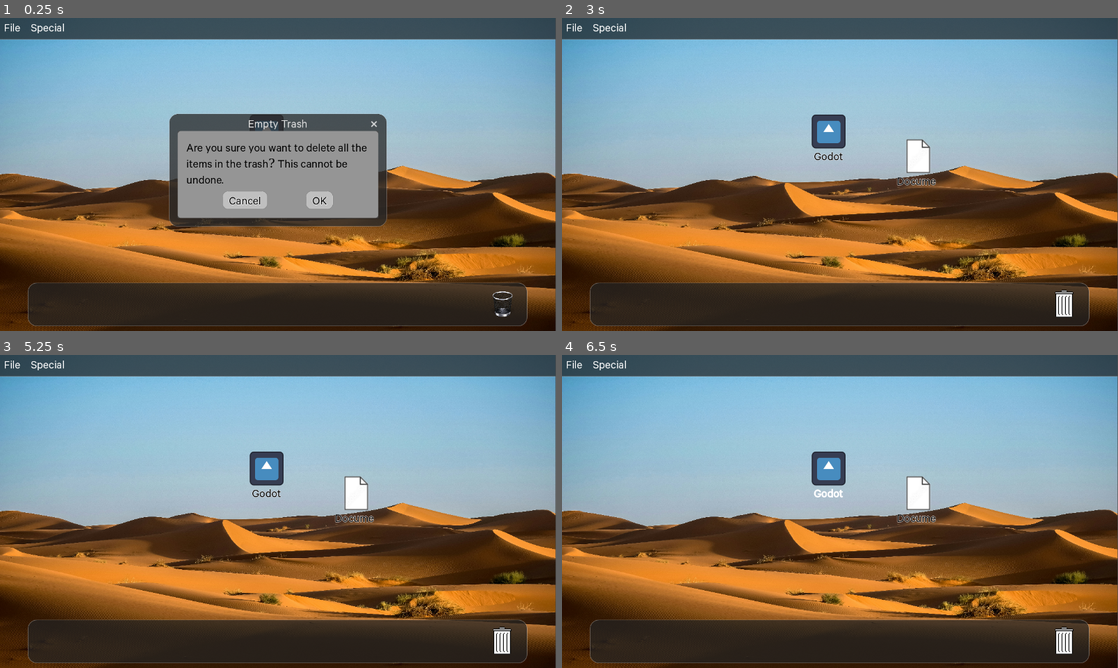
Above: before the commit, frames 1-4 (two rows, left to right).
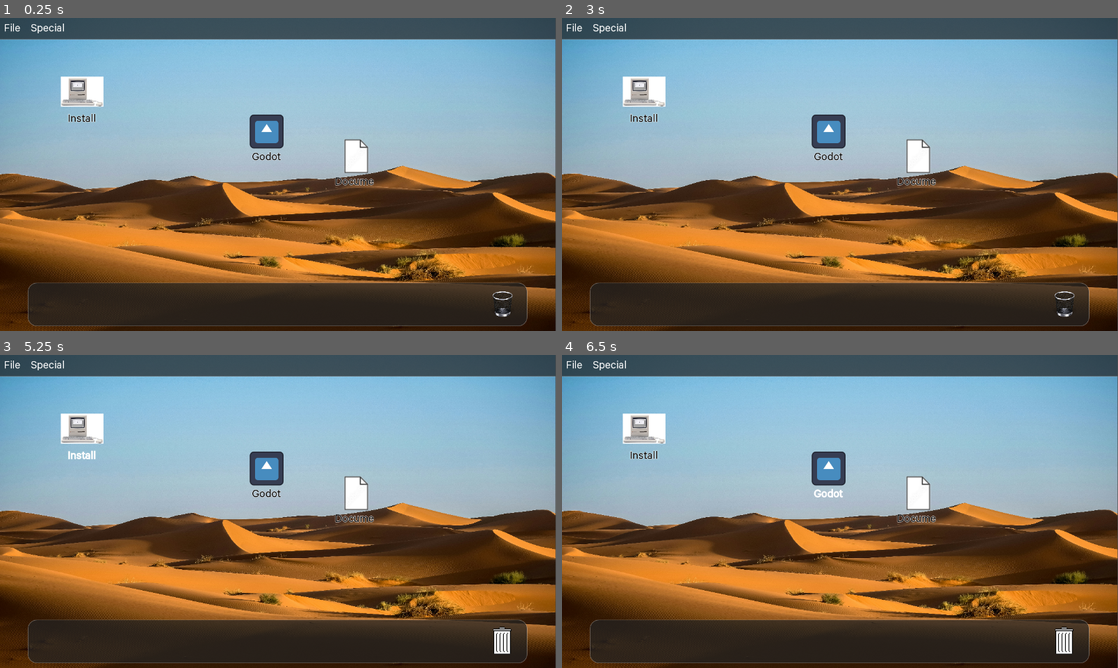
Above: after the commit, the same moments.

Repository: ee0pdt/gwj-78-erase
Game: Godot game, scene res://level/os3.tscn
The game is run twice, just before and just after one commit, with the same random seed, the same clock (stepped at 60 frames per second) and the same inputs. The engine's default icon, where the game draws it, is replaced by a stand-in: a white triangle on a blue panel in a dark square.
Inputs (mouse positions are in pixels of both pictures, inside the frame that each line leads up to):
- Up to frame 1 (0.25 s): no input
- Up to frame 2 (3 s): click (645, 102) at 0.5 s, where only the run after the commit has a clickable "Install"; click "Godot" at 1.25 s; click "Document" at 2 s; click (878, 199) at 2.75 s, where only the run before the commit has a clickable "OK"
- Up to frame 3 (5.25 s): click (500, 627) at 3.5 s; click (500, 627) at 4.25 s; click (83, 439) at 5 s, where only the run after the commit has a clickable "Install"
- Up to frame 4 (6.5 s): click "Godot" at 5.75 s

The runs differ from the first frame. In frame 1, 14% of the frame differs, in the area x 10-70%, y 18-67%; in frame 2, 1.1%; in frame 3, 0.8%; in frame 4, 0.8%.

Commit message:
Adding installer

Diff:
--- a/file_system_items/application/application.gd
+++ b/file_system_items/application/application.gd
@@ -1,6 +1,5 @@
+extends FileSystemItem
 class_name Application
-extends FileSystemItem
-
 
 func get_type() -> String:
 	return "application"
--- a/file_system_items/file_system_item/file_system_item.gd
+++ b/file_system_items/file_system_item/file_system_item.gd
@@ -15,6 +15,7 @@
 	alignment = HORIZONTAL_ALIGNMENT_CENTER
 	self.mouse_entered.connect(_handle_mouse_entered)
 	self.button_up.connect(_handle_mouseup)
+	self.add_to_group("FileSystemItems")
 
 
 func _handle_mouse_entered() -> void:
--- /dev/null
+++ b/file_system_items/installer/installer.gd
@@ -0,0 +1,20 @@
+extends Application
+class_name Installer
+
+
+func get_type() -> String:
+	return "application"
+
+
+func _handle_mouseup() -> void:
+	print("installer clicked")
+	GameEvents.item_clicked.emit(self)
+
+
+func _gui_input(event: InputEvent) -> void:
+	if event is InputEventMouseButton:
+		var mouse_event = event as InputEventMouseButton
+		if mouse_event.button_index == MOUSE_BUTTON_LEFT and mouse_event.double_click:
+			# Handle double click here
+			print("Double click detected!")
+			GameEvents.attempt_install.emit()
--- /dev/null
+++ b/file_system_items/installer/installer.tscn
@@ -0,0 +1,21 @@
+[gd_scene load_steps=4 format=3 uid="uid://b27g4gvam75qu"]
+
+[ext_resource type="Texture2D" uid="uid://d2d735ao0w1je" path="res://assets/images/mac_plus.jpeg" id="1_t87j5"]
+[ext_resource type="Script" uid="uid://dnq6bg2gvclq3" path="res://file_system_items/installer/installer.gd" id="2_t87j5"]
+[ext_resource type="PackedScene" uid="uid://7aid857rtjr5" path="res://file_system_items/file_system_item/file_system_item_state_machine.tscn" id="3_kyvr6"]
+
+[node name="Installer" type="Button"]
+offset_right = 80.0
+offset_bottom = 80.0
+text = "Install"
+icon = ExtResource("1_t87j5")
+flat = true
+autowrap_mode = 1
+icon_alignment = 1
+vertical_icon_alignment = 2
+expand_icon = true
+script = ExtResource("2_t87j5")
+
+[node name="StateMachine" parent="." instance=ExtResource("3_kyvr6")]
+
+[connection signal="gui_input" from="." to="." method="_on_gui_input"]
--- /dev/null
+++ b/install_window/install_window.gd
@@ -0,0 +1,5 @@
+extends Window
+
+
+func set_info(info: String):
+	%Label.text = info
--- a/install_window/install_window.tscn
+++ b/install_window/install_window.tscn
@@ -1,13 +1,12 @@
 [gd_scene load_steps=2 format=3 uid="uid://cwrx8tafveswp"]
 
-[ext_resource type="Script" uid="uid://cgvc3brkqnpix" path="res://window_2.gd" id="1_gnn15"]
+[ext_resource type="Script" uid="uid://bnwnno5v2x05h" path="res://install_window/install_window.gd" id="1_gnn15"]
 
-[node name="Install window" type="Window"]
+[node name="InstallWindow" type="Window"]
 auto_translate_mode = 1
 title = "Installation"
 initial_position = 1
 size = Vector2i(320, 240)
-visible = false
 min_size = Vector2i(120, 120)
 max_size = Vector2i(640, 480)
 keep_title_visible = true
@@ -19,3 +18,10 @@
 anchor_bottom = 1.0
 grow_horizontal = 2
 grow_vertical = 2
+
+[node name="Label" type="Label" parent="Panel"]
+unique_name_in_owner = true
+custom_minimum_size = Vector2(50, 50)
+layout_mode = 2
+text = "You need 1.8GB Free Space to Install"
+autowrap_mode = 2
--- a/level/level.gd
+++ b/level/level.gd
@@ -1,5 +1,9 @@
 extends Control
 class_name Level
+
+
+@export var hard_drive_capacity := 10.0
+@export var required_space_for_install := 5.0
 
 
 var currently_selected_item: FileSystemItem = null
@@ -63,3 +67,23 @@
 func _handle_file_added_to_trash(file: FileSystemItem):
 	%MenuBar.enable_empty_trash()
 	%SoundItemAddedToTrash.play()
+
+
+func _handle_attempt_install():
+	var space_available = hard_drive_capacity - _calc_storage_usage()
+
+	if space_available >= required_space_for_install:
+		%InstallWindow.set_info("Installation commencing...")
+	else:
+		var info = str("Not enough room to install. You need ", required_space_for_install - space_available, "GB more. Try deleting some files.")
+		%InstallWindow.set_info(info)
+
+	%InstallWindow.show()
+
+
+func _calc_storage_usage() -> float:
+	var items = get_tree().get_nodes_in_group("FileSystemItems") as Array[FileSystemItem]
+
+	var total_size = items.reduce(func(acc, item): return acc + item.file_size, 0)
+
+	return total_size
--- a/level/os3.tscn
+++ b/level/os3.tscn
@@ -7,12 +7,14 @@
 [ext_resource type="PackedScene" uid="uid://bepushbvyj688" path="res://file_system_items/trash/trash.tscn" id="4_aen5n"]
 [ext_resource type="PackedScene" uid="uid://d4c8dtd2jia1d" path="res://file_system_items/document/document.tscn" id="4_fjy5s"]
 [ext_resource type="PackedScene" uid="uid://dmf3a1es3sgi4" path="res://file_system_items/application/application.tscn" id="5_iqeg5"]
+[ext_resource type="PackedScene" uid="uid://b27g4gvam75qu" path="res://file_system_items/installer/installer.tscn" id="5_t67gl"]
 [ext_resource type="Texture2D" uid="uid://bu23vc2x32mbs" path="res://assets/images/512-TrashIcon-macosx1.png" id="5_tptyl"]
 [ext_resource type="PackedScene" uid="uid://dpf8vobr127ok" path="res://info_window/info_window.tscn" id="6_a4knm"]
 [ext_resource type="PackedScene" uid="uid://jr15xa6g2paw" path="res://menu_bar/menu_bar.tscn" id="6_aen5n"]
 [ext_resource type="PackedScene" uid="uid://wyj22wjeccw6" path="res://empty_trash_dialog/empty_trash_dialog.tscn" id="7_t67gl"]
 [ext_resource type="Script" uid="uid://30qghlfcc1sv" path="res://fsm/state_machine.gd" id="8_ab8w2"]
 [ext_resource type="Script" uid="uid://0mcjqa8ciue7" path="res://level/states/asleep.gd" id="9_6jmfi"]
+[ext_resource type="PackedScene" uid="uid://cwrx8tafveswp" path="res://install_window/install_window.tscn" id="14_a4knm"]
 
 [sub_resource type="StyleBoxTexture" id="StyleBoxTexture_aen5n"]
 texture = ExtResource("4_abgi6")
@@ -58,6 +60,13 @@
 theme = ExtResource("1_tptyl")
 theme_override_styles/panel = SubResource("StyleBoxTexture_aen5n")
 script = ExtResource("3_abgi6")
+
+[node name="Installer" parent="Desktop" instance=ExtResource("5_t67gl")]
+layout_mode = 0
+offset_left = 126.0
+offset_top = 131.0
+offset_right = 254.0
+offset_bottom = 259.0
 
 [node name="MenuBackground" type="Panel" parent="Desktop"]
 custom_minimum_size = Vector2(0, 50)
@@ -124,7 +133,6 @@
 [node name="EmptyTrashDialog" parent="." instance=ExtResource("7_t67gl")]
 unique_name_in_owner = true
 size = Vector2i(462, 200)
-visible = true
 
 [node name="StateMachine" type="Node" parent="."]
 script = ExtResource("8_ab8w2")
@@ -142,6 +150,10 @@
 unique_name_in_owner = true
 bus = &"SFX"
 
+[node name="InstallWindow" parent="." instance=ExtResource("14_a4knm")]
+unique_name_in_owner = true
+visible = false
+
 [connection signal="gui_input" from="Desktop" to="Desktop" method="_on_gui_input"]
 [connection signal="close_requested" from="InfoWindow" to="." method="_handle_close_info"]
 [connection signal="canceled" from="EmptyTrashDialog" to="." method="_cancel_empty_trash"]
--- a/level/states/level_state.gd
+++ b/level/states/level_state.gd
@@ -12,6 +12,7 @@
 	GameEvents.desktop_clicked.connect(level._handle_desktop_clicked)
 	GameEvents.file_added_to_trash.connect(level._handle_file_added_to_trash)
 	GameEvents.files_deleted_from_trash.connect(level._handle_files_deleted_from_trash)
+	GameEvents.attempt_install.connect(level._handle_attempt_install)
 
 
 func exit() -> void:
@@ -21,3 +22,4 @@
 	GameEvents.desktop_clicked.disconnect(level._handle_desktop_clicked)
 	GameEvents.file_added_to_trash.disconnect(level._handle_file_added_to_trash)
 	GameEvents.files_deleted_from_trash.disconnect(level._handle_files_deleted_from_trash)
+	GameEvents.attempt_install.disconnect(level._handle_attempt_install)
--- a/themes/os3.tres
+++ b/themes/os3.tres
@@ -101,10 +101,18 @@
 corner_radius_bottom_left = 12
 
 [sub_resource type="StyleBoxFlat" id="StyleBoxFlat_34a63"]
-bg_color = Color(1, 1, 1, 1)
+bg_color = Color(0.8, 0.8, 0.8, 0.278431)
 
 [sub_resource type="StyleBoxFlat" id="StyleBoxFlat_bbvwv"]
-bg_color = Color(1, 1, 1, 1)
+content_margin_left = 20.0
+content_margin_top = 20.0
+content_margin_right = 20.0
+content_margin_bottom = 20.0
+bg_color = Color(1, 1, 1, 0.137255)
+corner_radius_top_left = 8
+corner_radius_top_right = 8
+corner_radius_bottom_right = 8
+corner_radius_bottom_left = 8
 
 [sub_resource type="StyleBoxFlat" id="StyleBoxFlat_ndsb5"]
 content_margin_left = 20.0
@@ -156,7 +164,6 @@
 Button/styles/hover = SubResource("StyleBoxFlat_87cn0")
 Button/styles/normal = SubResource("StyleBoxFlat_6tcwe")
 Label/colors/font_color = Color(0, 0, 0, 1)
-Label/font_sizes/font_size = 28
 MenuBar/colors/font_color = Color(1, 1, 1, 1)
 MenuBar/font_sizes/font_size = 28
 MenuBar/fonts/font = ExtResource("1_v40bh")
--- a/window_2.gd
+++ /dev/null
@@ -1,15 +0,0 @@
-extends Window
-
-@onready var parent_panel = get_parent()  # Ensure the parent is correctly set
-
-
-func _process(delta):
-	if parent_panel and parent_panel is Panel:
-		var parent_rect = Rect2(parent_panel.position, parent_panel.size)
-		var new_position = position
-
-		# Clamp position to keep it inside the parent's boundaries
-		new_position.x = clamp(new_position.x, parent_rect.position.x, parent_rect.end.x - size.x)
-		new_position.y = clamp(new_position.y, parent_rect.position.y, parent_rect.end.y - size.y)
-
-		position = new_position
Not shown, added: file_system_items/installer/installer.gd.uid
Not shown, added: install_window/install_window.gd.uid
Not shown: 1 places in level/os3.tscn that only renumber resources
Not shown, removed: window_2.gd.uid
